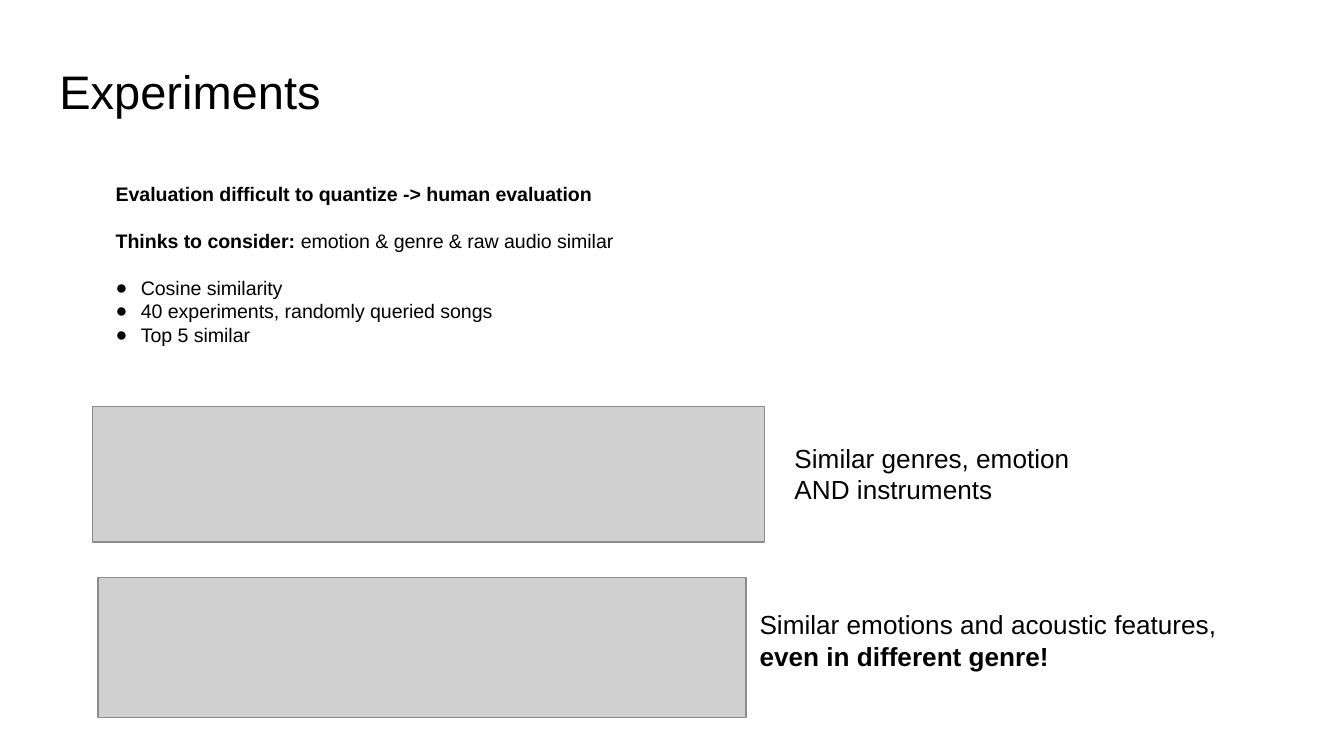
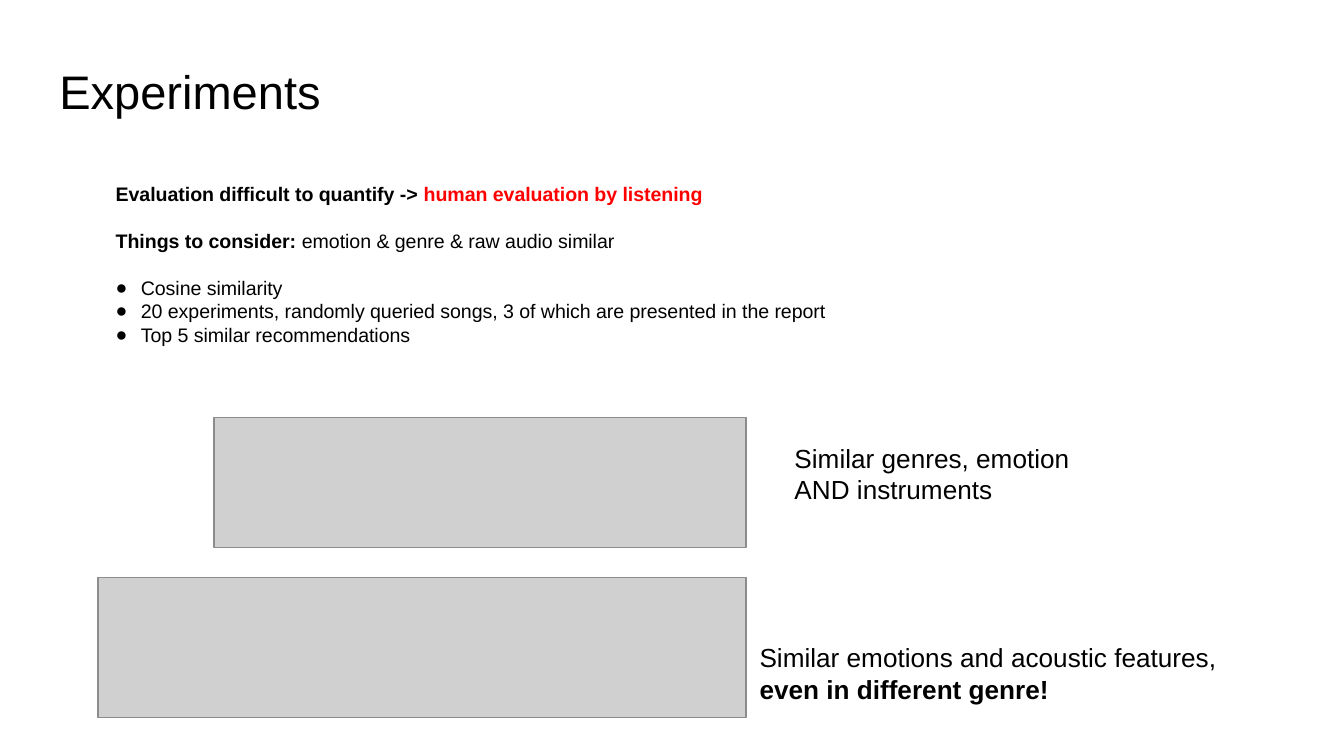
Before and after one commit to johnsaveus/Multimodal, a slide deck: slide 11 of SongSimilarityRetrieval.pptx. Drawn at 1344x756 pixels with LibreOffice and Linux fonts; fonts in the diff are those of the drawing; grey boxes stand for pictures. Boxes give left, top, right and bottom in pixels: in the first picture for what was removed or moved away, otherwise in the second. Text is boxed around its words. In the diff, an @@ line names an element or a change of style, - is before the commit and + after.

```diff
--- a/SongSimilarityRetrieval.pptx
+++ b/SongSimilarityRetrieval.pptx
@@ text at (x1=116, y1=186, x2=703, y2=252): text changed @@
-Evaluation difficult to quantize -> human evaluation
-Thinks to consider: emotion & genre & raw audio similar
+Evaluation difficult to quantify -> human evaluation by listening
+Things to consider: emotion & genre & raw audio similar
@@ text at (x1=141, y1=303, x2=826, y2=346): text changed @@
-● 40 experiments, randomly queried songs
-● Top 5 similar
+● 20 experiments, randomly queried songs, 3 of which are presented in the report
+● Top 5 similar recommendations
@@ picture resized from (x1=93, y1=406, x2=765, y2=542) to (x1=214, y1=418, x2=746, y2=548) @@
@@ text "Similar emotions and acoustic features," moved from (x1=760, y1=615, x2=1216, y2=672) to (x1=760, y1=648, x2=1216, y2=704) @@
```
Also in this commit, not shown: 5 other slides changed.
